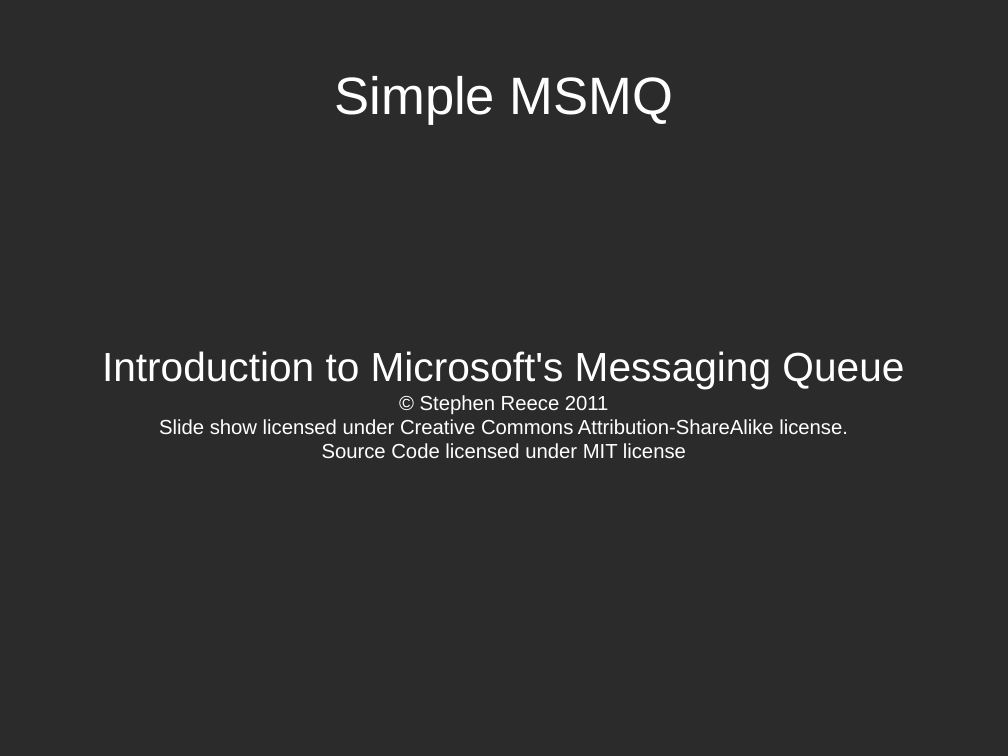
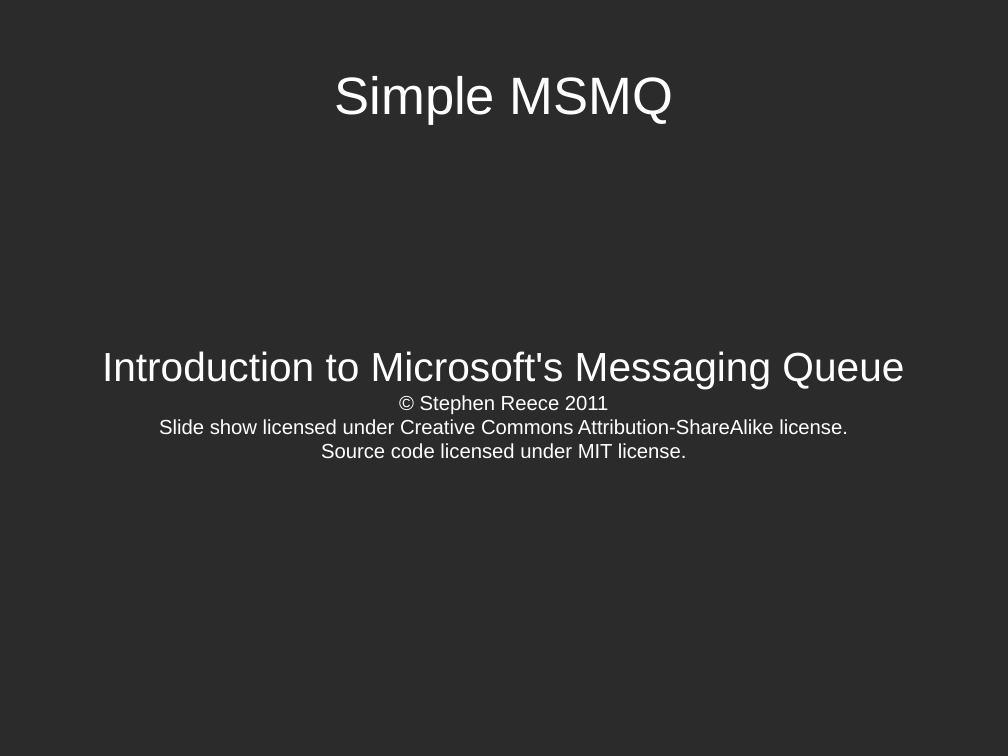
Before and after one commit to bkydcmpr/reece-example-code, a slide deck: slide 1 of Presentations/2011.06.BSDG/MSMQ.odp. Drawn at 1008x756 pixels with LibreOffice and Linux fonts; fonts in the diff are those of the drawing; background and template pictures are left out; a plain dark background stands for a picture behind light text. Boxes give left, top, right and bottom in pixels: in the first picture for what was removed or moved away, otherwise in the second. Text is boxed around its words. In the diff, an @@ line names an element or a change of style, - is before the commit and + after.

```diff
--- a/Presentations/2011.06.BSDG/MSMQ.odp
+++ b/Presentations/2011.06.BSDG/MSMQ.odp
@@ subtitle at (x1=321, y1=443, x2=687, y2=458): text changed @@
-Source Code licensed under MIT license
+Source code licensed under MIT license.
```
Also in this commit, not shown: 1 slide added, 1 other file.
